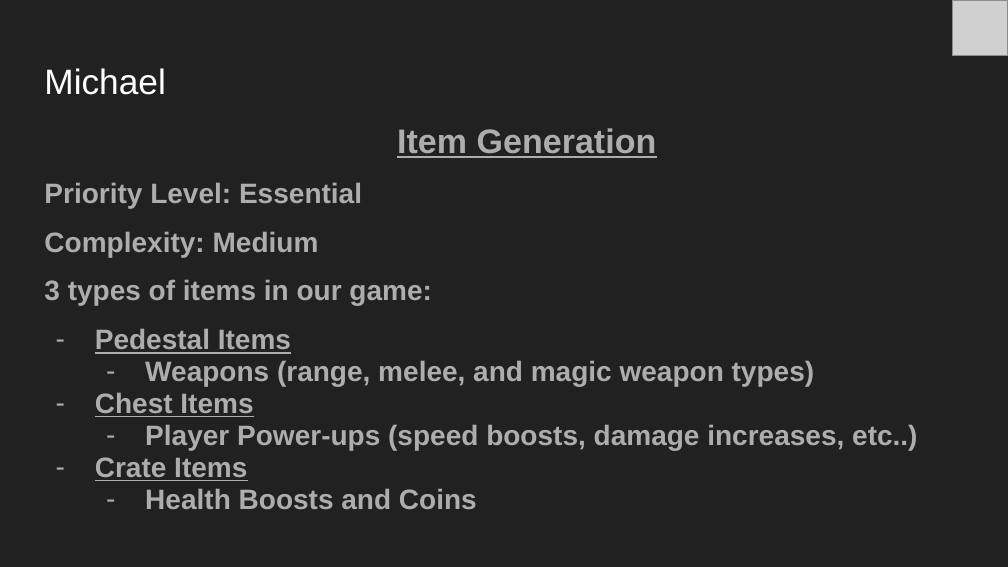
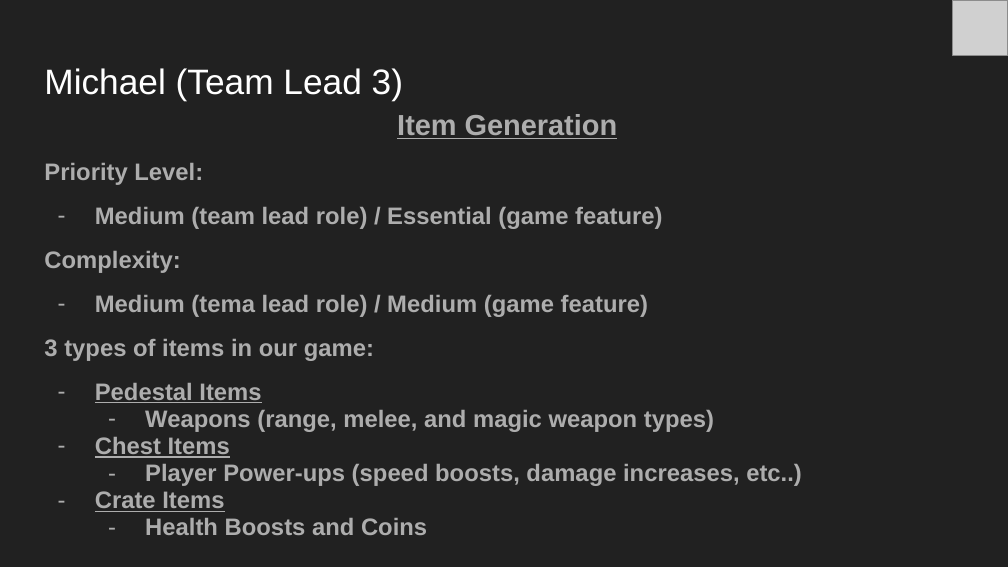
Before and after one commit to jwporath/Rogue-Realm, a slide deck: slide 40 of Docs/Rogue Realm SA Presentation.pptx (slide 39 before the commit). Drawn at 1008x567 pixels with LibreOffice and Linux fonts; fonts in the diff are those of the drawing; grey boxes stand for pictures. Boxes give left, top, right and bottom in pixels: in the first picture for what was removed or moved away, otherwise in the second. Text is boxed around its words. In the diff, an @@ line names an element or a change of style, - is before the commit and + after.

Commit message:
Updated SA presentation

```diff
--- a/Docs/Rogue Realm SA Presentation.pptx
+++ b/Docs/Rogue Realm SA Presentation.pptx
@@ title at box(44, 68, 403, 100): text changed @@
-Michael
+Michael (Team Lead 3)
@@ text "Item Generation": place and size @@
-text "Item Generation" at box(44, 128, 917, 509)
+text "Item Generation" at box(44, 114, 802, 535)
@@ text at box(44, 114, 802, 535): size 24.4 to 20.7 pt in "Item Generation"; size 20 to 17 pt in "3 types of items in our game:", "Pedestal Items", "Weapons (range, melee, and magic weapon types)", "Chest Items" and 3 more places; indent changed @@
@@ text at box(44, 163, 662, 317): text changed; size 20 to 17 pt @@
-Priority Level: Essential
-Complexity: Medium
+Priority Level:
+– Medium (team lead role) / Essential (game feature)
+Complexity:
+– Medium (tema lead role) / Medium (game feature)
```
Also in this commit, not shown: 7 other slides changed, 4 slides added, 2 slides removed.
